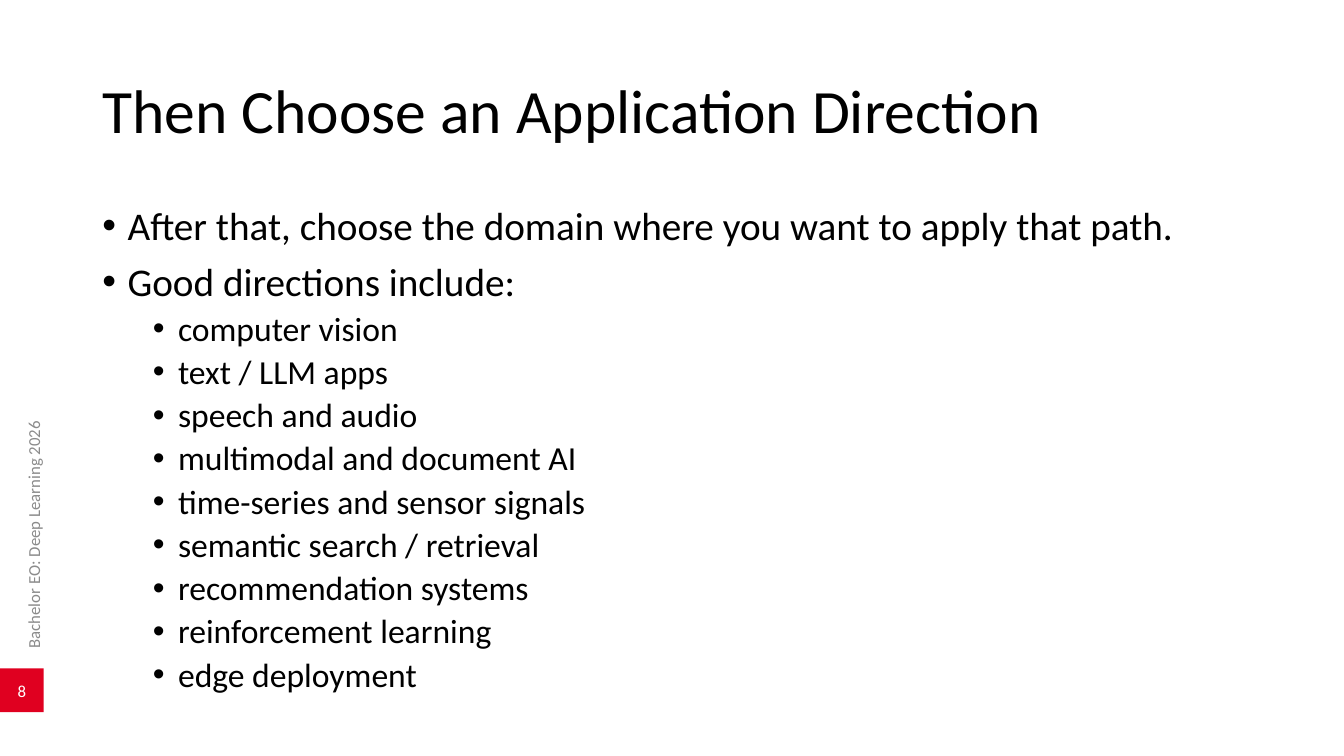
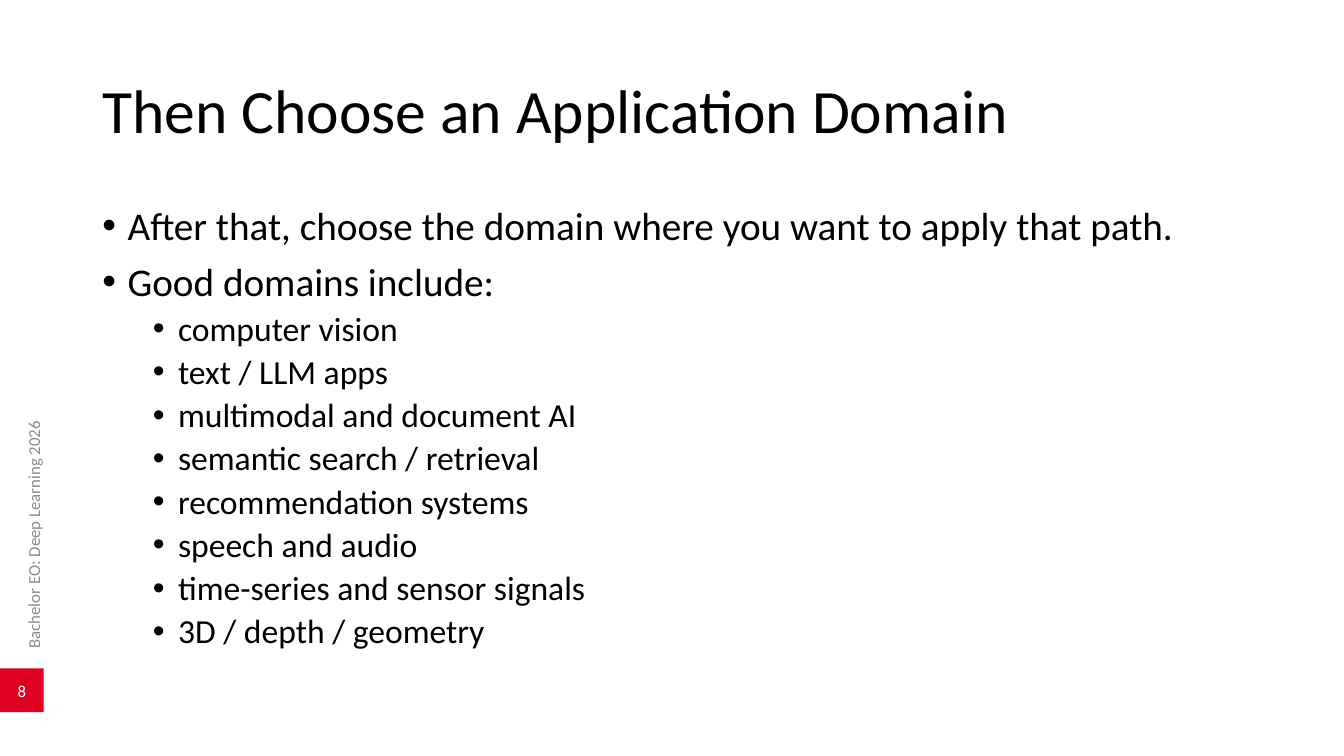
Before and after one commit to AlexanderDhoore/deep-learning-2026, a slide deck: slide 8 of slides/deep-learning-project-directions.pptx. Drawn at 1344x756 pixels with LibreOffice and Linux fonts; fonts in the diff are those of the drawing; background and template pictures are left out. Boxes give left, top, right and bottom in pixels: in the first picture for what was removed or moved away, otherwise in the second. Text is boxed around its words. In the diff, an @@ line names an element or a change of style, - is before the commit and + after.

Commit message:
Expand application domain guidance

```diff
--- a/slides/deep-learning-project-directions.pptx
+++ b/slides/deep-learning-project-directions.pptx
@@ title at [102,90,1007,143]: text changed @@
-Then Choose an Application Direction
+Then Choose an Application Domain
@@ text at [128,268,494,297]: text changed @@
-• Good directions include:
+• Good domains include:
@@ text at [178,403,418,433]: paragraph removed @@
-  • speech and audio
@@ text at [178,490,585,520]: paragraph removed @@
-  • time-series and sensor signals
@@ text at [178,533,585,649]: text changed @@
-  • reinforcement learning
-  • edge deployment
+  • speech and audio
+  • time-series and sensor signals
+  • 3D / depth / geometry
```
Also in this commit, not shown: 8 other slides changed, 12 slides added, 2 slides removed, 13 other files.
